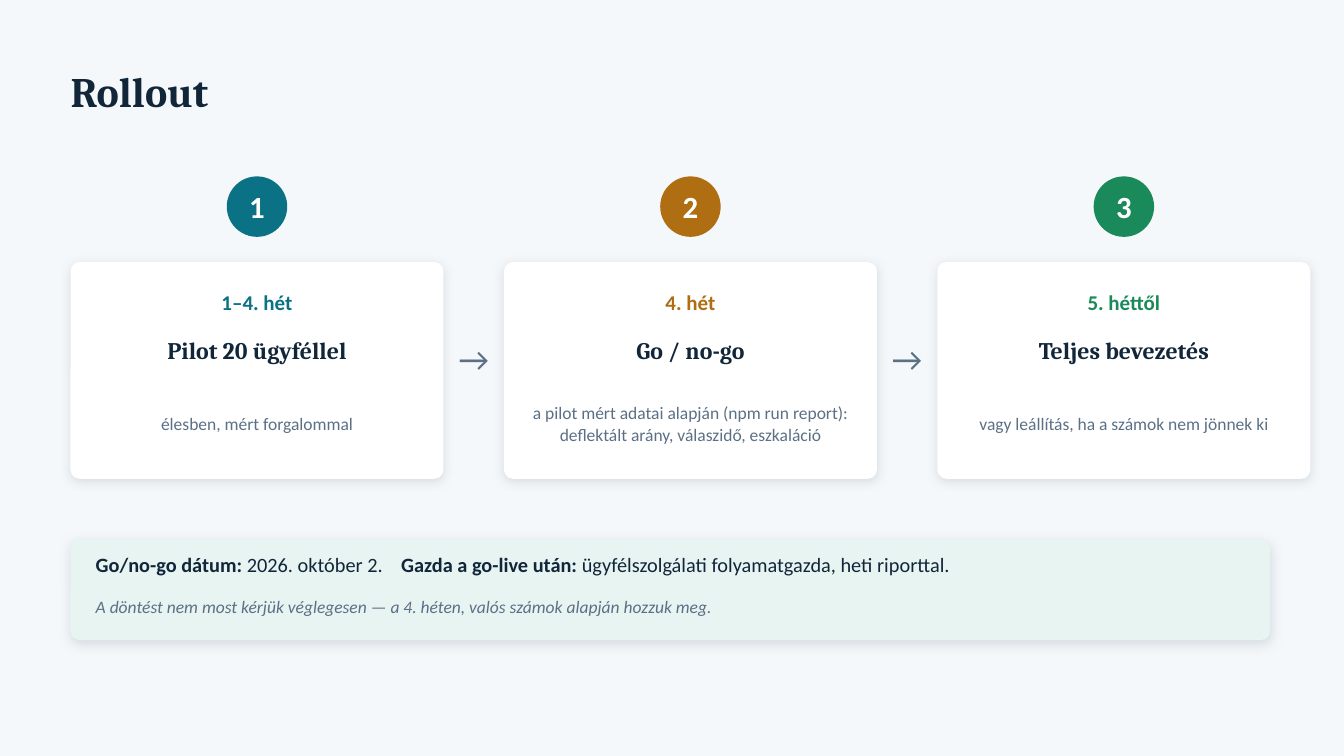
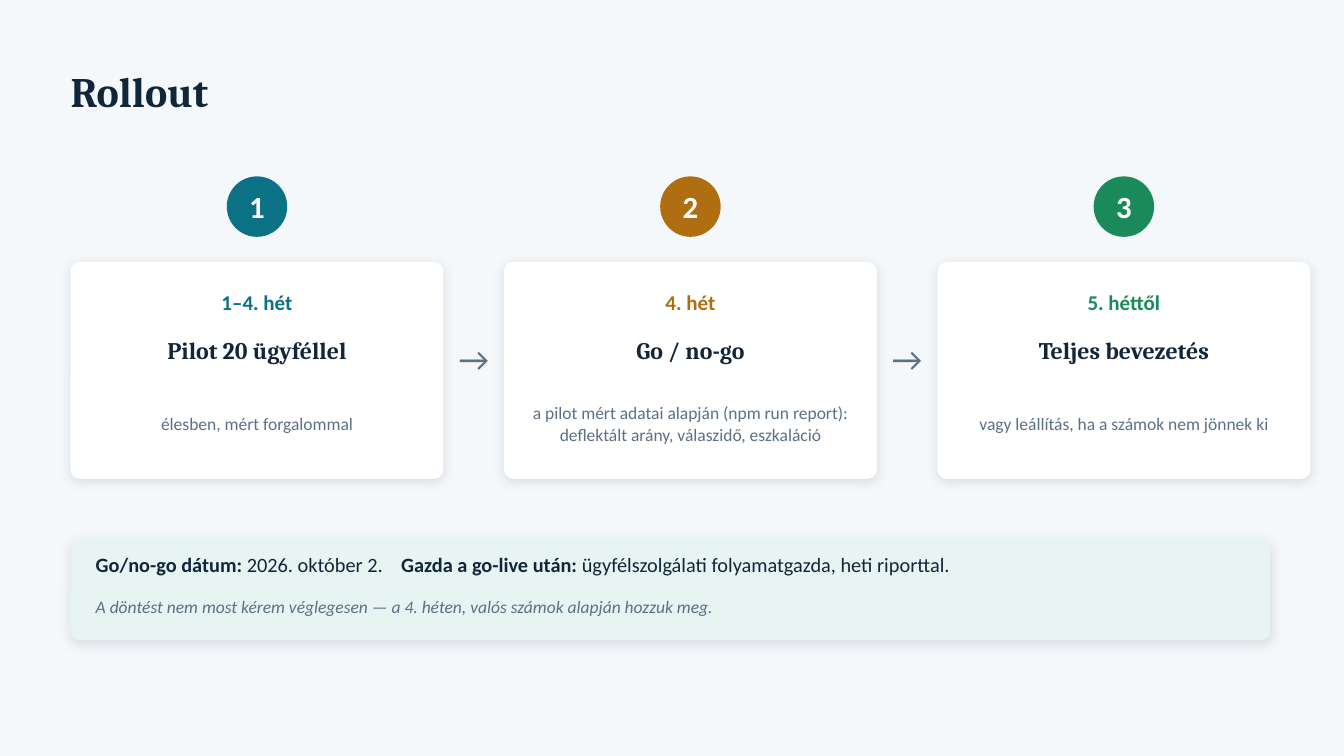
Before and after one commit to vighsandor/hazifeladatok, a slide deck: slide 6 of docs/zaroprojekt-prezentacio.pptx. Drawn at 1344x756 pixels with LibreOffice and Linux fonts; fonts in the diff are those of the drawing. Boxes give left, top, right and bottom in pixels: in the first picture for what was removed or moved away, otherwise in the second. Text is boxed around its words. In the diff, an @@ line names an element or a change of style, - is before the commit and + after.

```diff
--- a/docs/zaroprojekt-prezentacio.pptx
+++ b/docs/zaroprojekt-prezentacio.pptx
@@ text at (x1=96, y1=601, x2=713, y2=616): text changed @@
-A döntést nem most kérjük véglegesen — a 4. héten, valós számok alapján hozzuk meg.
+A döntést nem most kérem véglegesen — a 4. héten, valós számok alapján hozzuk meg.
```
Also in this commit, not shown: 6 other slides changed, 7 other files.
